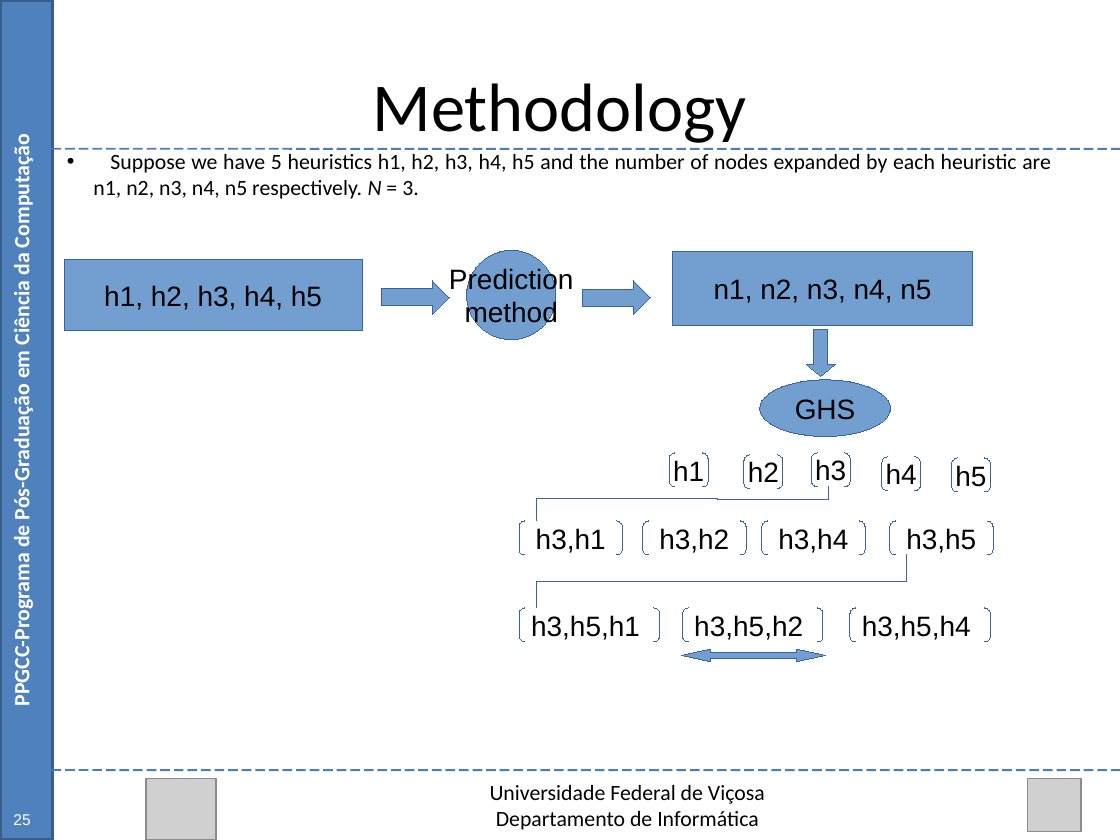
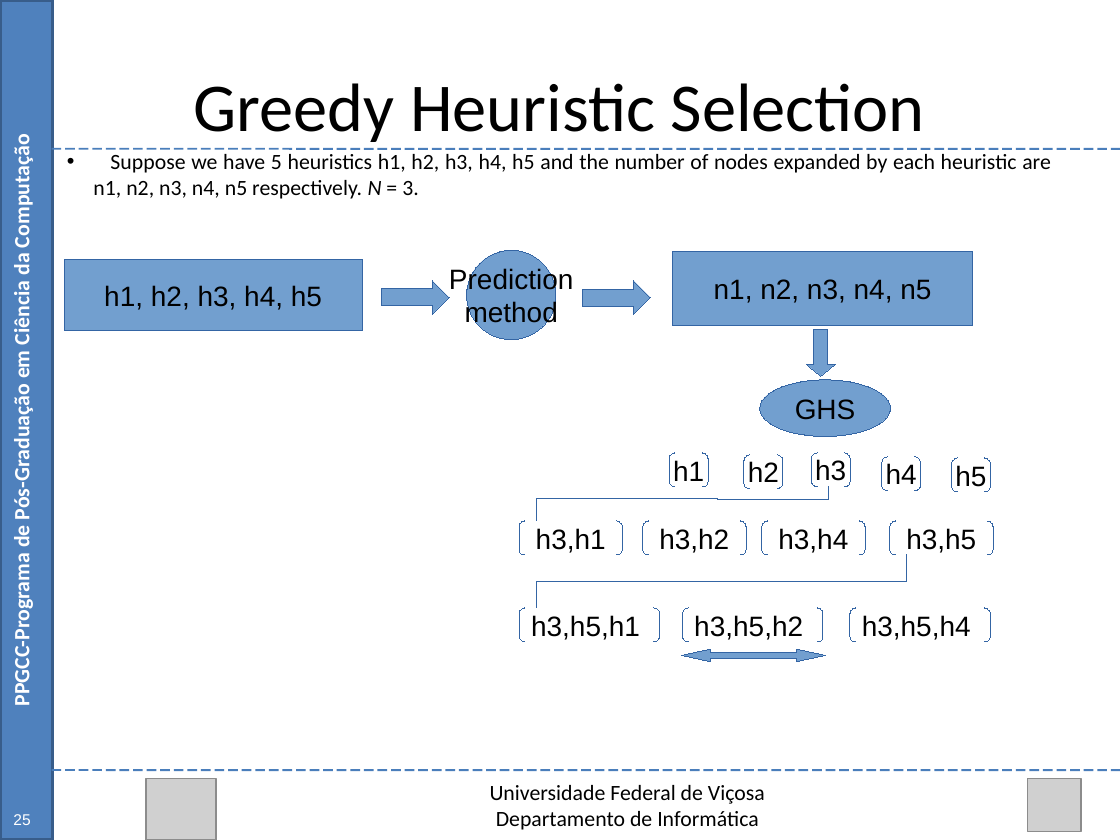
Before and after one commit to Marvinsky/research-marvin, a slide deck: slide 48 of latex/odp/selection heuristics.odp (slide 49 before the commit). Drawn at 1120x840 pixels with LibreOffice and Linux fonts; fonts in the diff are those of the drawing; grey boxes stand for pictures. Boxes give left, top, right and bottom in pixels: in the first picture for what was removed or moved away, otherwise in the second. Text is boxed around its words. In the diff, an @@ line names an element or a change of style, - is before the commit and + after.

Commit message:
12/09/15 update selection heuristic

```diff
--- a/latex/odp/selection heuristics.odp
+++ b/latex/odp/selection heuristics.odp
@@ text at bbox=[194, 83, 925, 142]: text changed @@
-Methodology
+Greedy Heuristic Selection
```
Also in this commit, not shown: 24 other slides changed, 1 slide removed, 3 other files.
